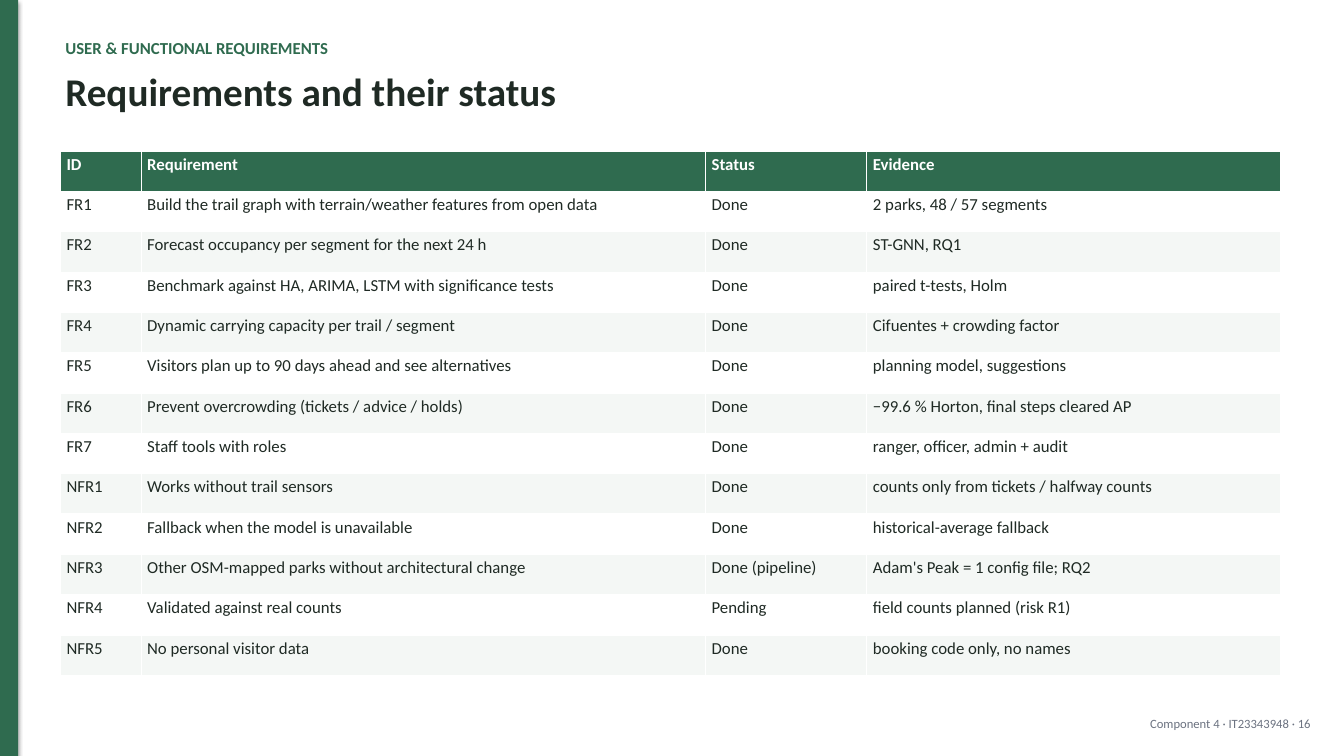
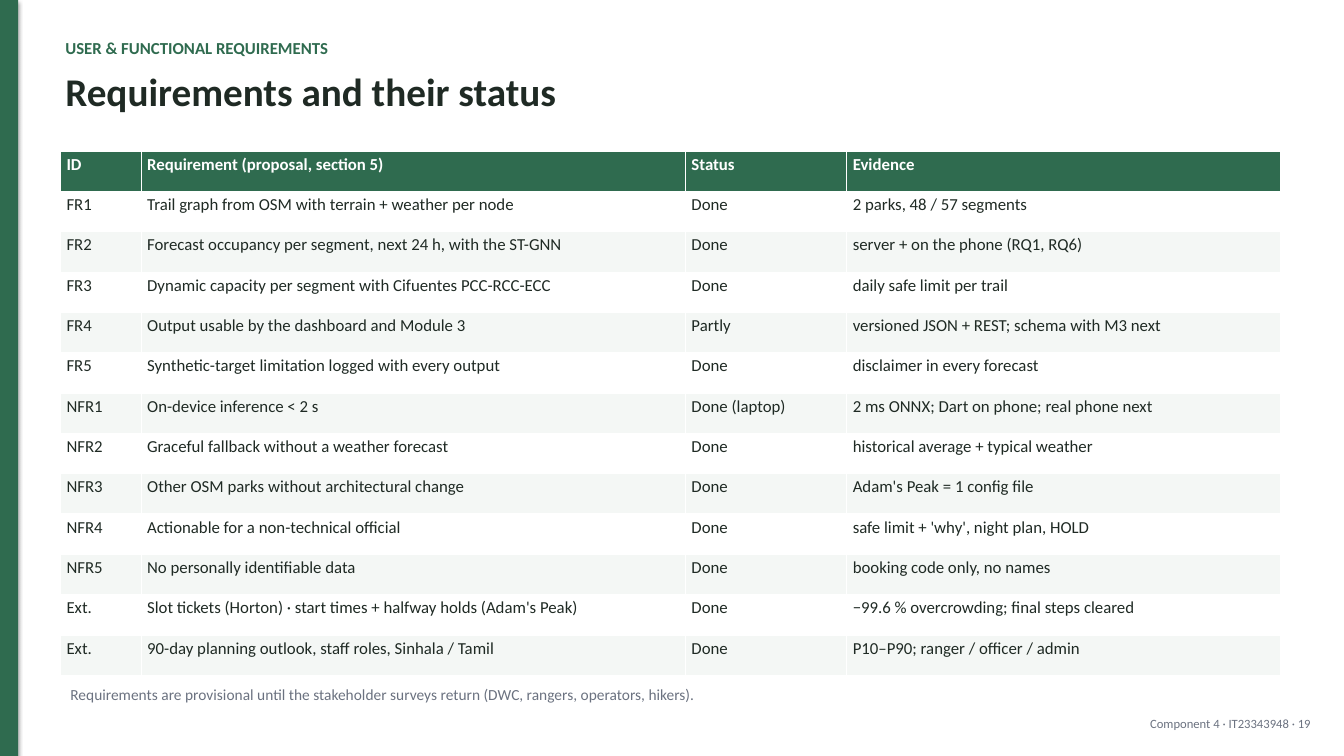
Before and after one commit to mirshadahamed/Decentralized-Hiking-AI, a slide deck: slide 19 of research/component_4/docs/slides/PP1_Component4.pptx (slide 16 before the commit). Drawn at 1344x756 pixels with LibreOffice and Linux fonts; fonts in the diff are those of the drawing. Boxes give left, top, right and bottom in pixels: in the first picture for what was removed or moved away, otherwise in the second. Text is boxed around its words. In the diff, an @@ line names an element or a change of style, - is before the commit and + after.

Commit message:
Adam's Peak spatial CV with 3 seeds; slides and docs updated

```diff
--- a/research/component_4/docs/slides/PP1_Component4.pptx
+++ b/research/component_4/docs/slides/PP1_Component4.pptx
@@ table at (60, 151, 1280, 676) @@
-row 1, column 2: Requirement
+row 1, column 2: Requirement (proposal, section 5)
-row 2, column 2: Build the trail graph with terrain/weather features from open data
+row 2, column 2: Trail graph from OSM with terrain + weather per node
-row 3, column 2: Forecast occupancy per segment for the next 24 h
+row 3, column 2: Forecast occupancy per segment, next 24 h, with the ST-GNN
-row 3, column 4: ST-GNN, RQ1
+row 3, column 4: server + on the phone (RQ1, RQ6)
-row 4, column 2: Benchmark against HA, ARIMA, LSTM with significance tests
+row 4, column 2: Dynamic capacity per segment with Cifuentes PCC-RCC-ECC
-row 4, column 4: paired t-tests, Holm
+row 4, column 4: daily safe limit per trail
-row 5: FR4 | Dynamic carrying capacity per trail / segment | Done | Cifuentes + crowding factor
+row 5: FR4 | Output usable by the dashboard and Module 3 | Partly | versioned JSON + REST; schema with M3 next
-row 6, column 2: Visitors plan up to 90 days ahead and see alternatives
+row 6, column 2: Synthetic-target limitation logged with every output
-row 6, column 4: planning model, suggestions
+row 6, column 4: disclaimer in every forecast
-row 7: FR6 | Prevent overcrowding (tickets / advice / holds) | Done | −99.6 % Horton, final steps cleared AP
+row 7: NFR1 | On-device inference < 2 s | Done (laptop) | 2 ms ONNX; Dart on phone; real phone next
-row 8: FR7 | Staff tools with roles | Done | ranger, officer, admin + audit
+row 8: NFR2 | Graceful fallback without a weather forecast | Done | historical average + typical weather
-row 9: NFR1 | Works without trail sensors | Done | counts only from tickets / halfway counts
+row 9: NFR3 | Other OSM parks without architectural change | Done | Adam's Peak = 1 config file
-row 10: NFR2 | Fallback when the model is unavailable | Done | historical-average fallback
+row 10: NFR4 | Actionable for a non-technical official | Done | safe limit + 'why', night plan, HOLD
-row 11: NFR3 | Other OSM-mapped parks without architectural change | Done (pipeline) | Adam's Peak = 1 config file; RQ2
+row 11: NFR5 | No personally identifiable data | Done | booking code only, no names
-row 12: NFR4 | Validated against real counts | Pending | field counts planned (risk R1)
+row 12: Ext. | Slot tickets (Horton) · start times + halfway holds (Adam's Peak) | Done | −99.6 % overcrowding; final steps cleared
-row 13: NFR5 | No personal visitor data | Done | booking code only, no names
+row 13: Ext. | 90-day planning outlook, staff roles, Sinhala / Tamil | Done | P10–P90; ranger / officer / admin
@@ text added at (70, 689, 695, 703), 11 pt, text #6B7280 @@
+Requirements are provisional until the stakeholder surveys return (DWC, rangers, operators, hikers).
```
Also in this commit, not shown: 9 other slides changed, 5 slides added, 1 slide removed, 21 other files.
